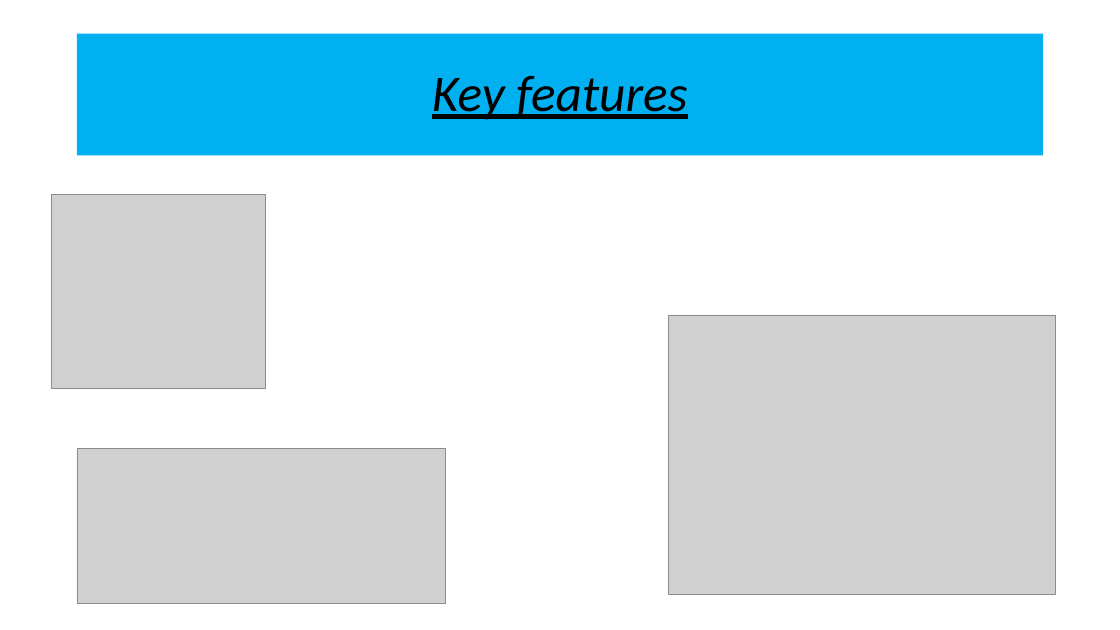
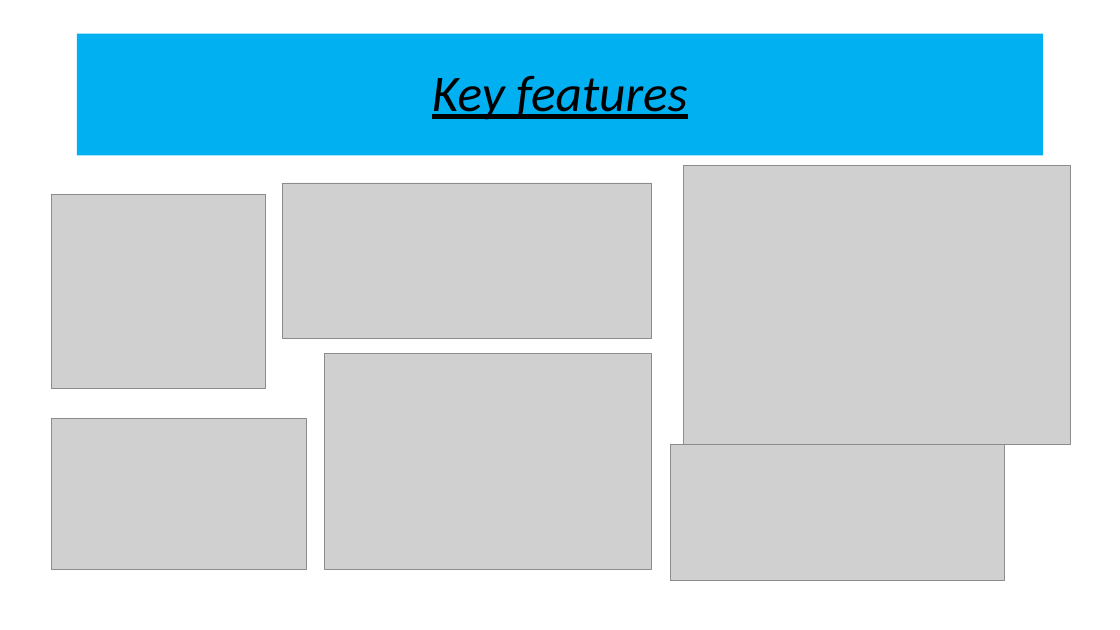
Before and after one commit to aashasandeep/project-3, a slide deck: slide 11 of Project- 3 EDA.pptx (slide 12 before the commit). Drawn at 1120x630 pixels with LibreOffice and Linux fonts; fonts in the diff are those of the drawing; grey boxes stand for pictures. Boxes give left, top, right and bottom in pixels: in the first picture for what was removed or moved away, otherwise in the second. Text is boxed around its words. In the diff, an @@ line names an element or a change of style, - is before the commit and + after.

```diff
--- a/Project- 3 EDA.pptx
+++ b/Project- 3 EDA.pptx
@@ picture: place and size @@
-picture at bbox=[669, 315, 1056, 595]
+picture at bbox=[684, 166, 1071, 445]
@@ picture: place and size @@
-picture at bbox=[77, 449, 446, 604]
+picture at bbox=[283, 183, 652, 339]
@@ picture added at bbox=[324, 354, 651, 570] @@
@@ picture added at bbox=[51, 419, 306, 570] @@
@@ picture added at bbox=[670, 444, 1004, 581] @@
```
Also in this commit, not shown: 2 other slides changed, 5 slides removed.
